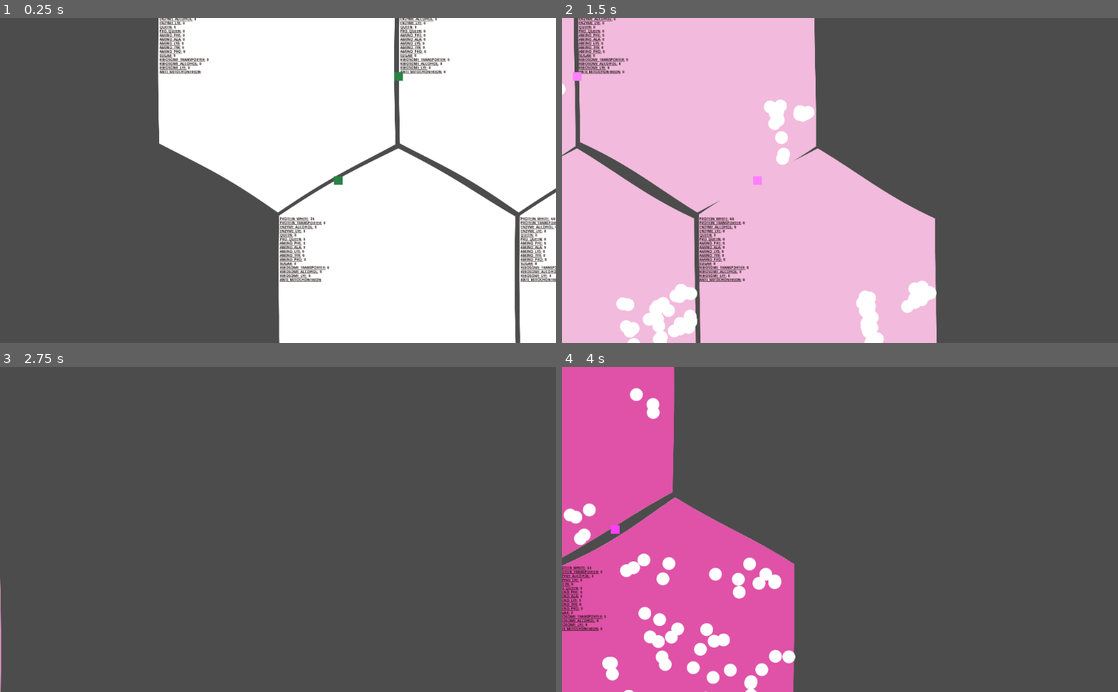
Above: before the commit, frames 1-4 (two rows, left to right).
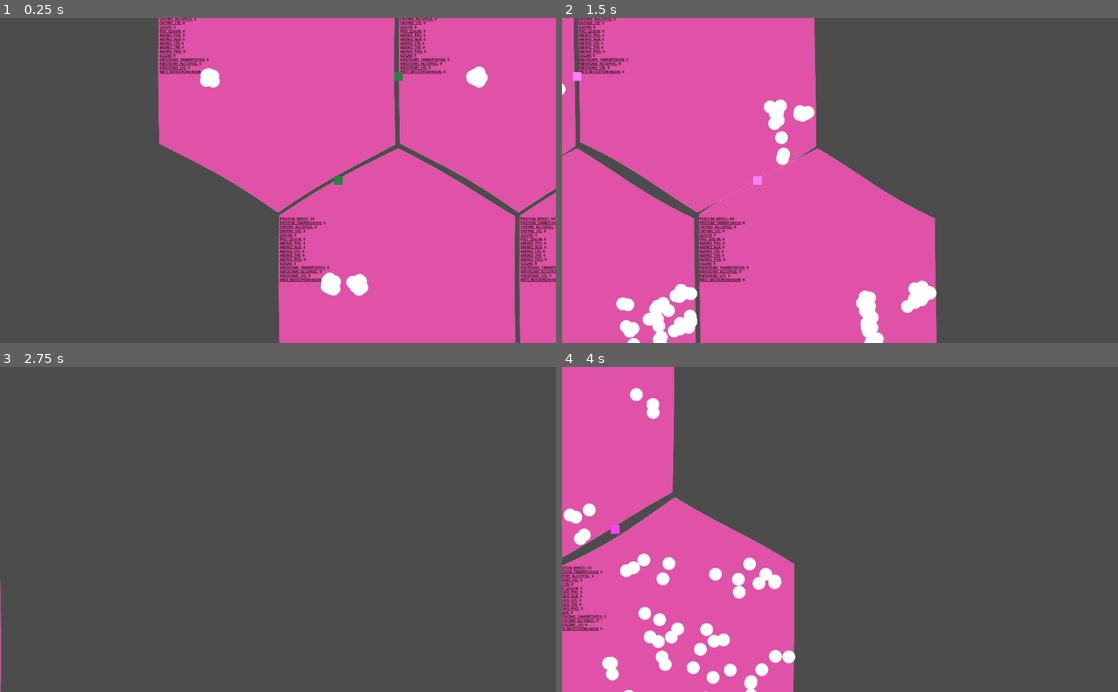
Above: after the commit, the same moments.

Repository: tobyp/hackathon2020
Game: Godot game, scene res://main.tscn
Same seed, same stepped clock (60 frames per second), same inputs: the game is played once before the commit and once after it.
Inputs (mouse positions are in pixels of both pictures, inside the frame that each line leads up to):
- Up to frame 1 (0.25 s): no input
- Up to frame 2 (1.5 s): tap Enter at 0.5 s; move the mouse to (962, 164) at 0.52 s; hold D 0.53-1.25 s; click (962, 164) at 0.67 s; drag from (728, 196) to (812, 245) at 1.27 s
- Up to frame 3 (2.75 s): move the mouse to (333, 458) at 2.02 s; hold D from 2.03 s (still down); click (333, 458) at 2.17 s
- Up to frame 4 (4 s): release D at 2.75 s; drag from (812, 594) to (673, 480) at 2.77 s; tap Space at 3.5 s; move the mouse to (1006, 578) at 3.52 s; hold A from 3.53 s (still down); click (1006, 578) at 3.67 s

The runs differ from the first frame. In frame 1, 58% of the frame differs, in the area x 28-100%, y 0-100%; in frame 2, 52%; in frame 3, less than 0.1%; in frame 4, nothing differs.

Commit message:
Expose biomass as property

Diff:
--- a/cells/cell.gd
+++ b/cells/cell.gd
@@ -13,6 +13,7 @@
 var particle_counts = {}
 var output_rules = {}  # Dict[ParticleType, Dict[Cell, bool]], output_rules[PARTICLE_*][<Neighbor Cell>] = true/false
 var discovered: bool = true
+var biomass = 0.0 setget _set_biomass, _get_biomass
 
 ### PRIVATE MEMBERS
 # since transferring an integer number of particles each tick makes it impossible to see any changes,
@@ -146,12 +147,10 @@
 func _input(event):
 	if event is InputEventMouseButton:
 		if event.is_pressed():
-			# More biomass
-			var cur = $Gfx.material.get_shader_param("percentage")
 			if event.button_index == BUTTON_LEFT:
-				$Gfx.material.set_shader_param("percentage", min(1.0, cur + 0.2))
+				self._set_biomass(self.biomass + 0.2)
 			elif  event.button_index == BUTTON_RIGHT:
-				$Gfx.material.set_shader_param("percentage", max(0.0, cur - 0.2))
+				self._set_biomass(self.biomass - 0.2)
 
 func _display_debug():
 	var dbg = "";
@@ -159,3 +158,10 @@
 		dbg += "[b][u]%s:[/u][/b] %s\n" % [particle, self.particle_counts.get(Globals.ParticleType[particle], 0)]
 	#print("Debug", self.particle_counts)
 	$DebugLabel.bbcode_text = dbg
+
+func _set_biomass(_biomass):
+	biomass = clamp(_biomass, 0.0, 1.0)
+	$Gfx.material.set_shader_param("percentage", self.biomass)
+
+func _get_biomass():
+	return biomass
--- a/main.gd
+++ b/main.gd
@@ -5,11 +5,15 @@
 func _ready():
 	var cell0 = $HexGrid.create_cell(0, 0) as Cell
 	cell0.add_particles(Globals.ParticleType.PROTEIN_WHITE, 40)
+	cell0.biomass = 1.0
 	var cell1 = $HexGrid.create_cell(1,0)
+	cell1.biomass = 1.0
 	var cell2 = $HexGrid.create_cell(0,1)
 	cell2.add_particles(Globals.ParticleType.PROTEIN_WHITE, 20)
+	cell2.biomass = 1.0
 	var cell3 = $HexGrid.create_cell(1,1)
 	cell3.add_particles(Globals.ParticleType.PROTEIN_WHITE, 60)
+	cell3.biomass = 1.0
 
 	cell0.set_output_rule(Globals.ParticleType.PROTEIN_WHITE, cell1, true)
 	cell0.set_output_rule(Globals.ParticleType.PROTEIN_WHITE, cell2, true)
